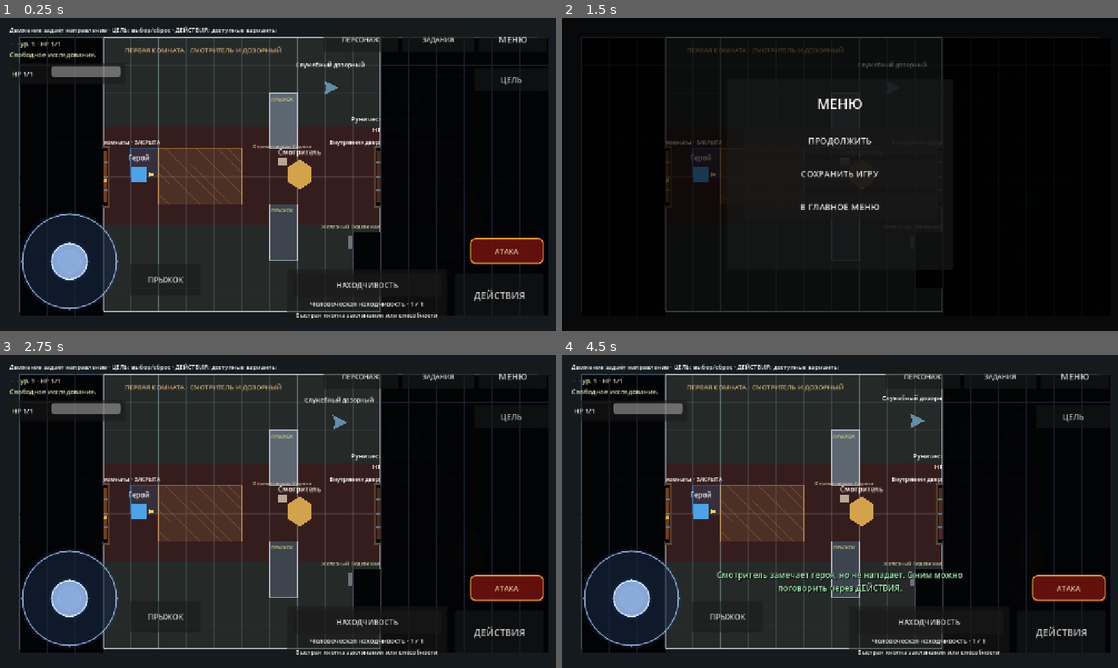
Above: before the commit, frames 1-4 (two rows, left to right).
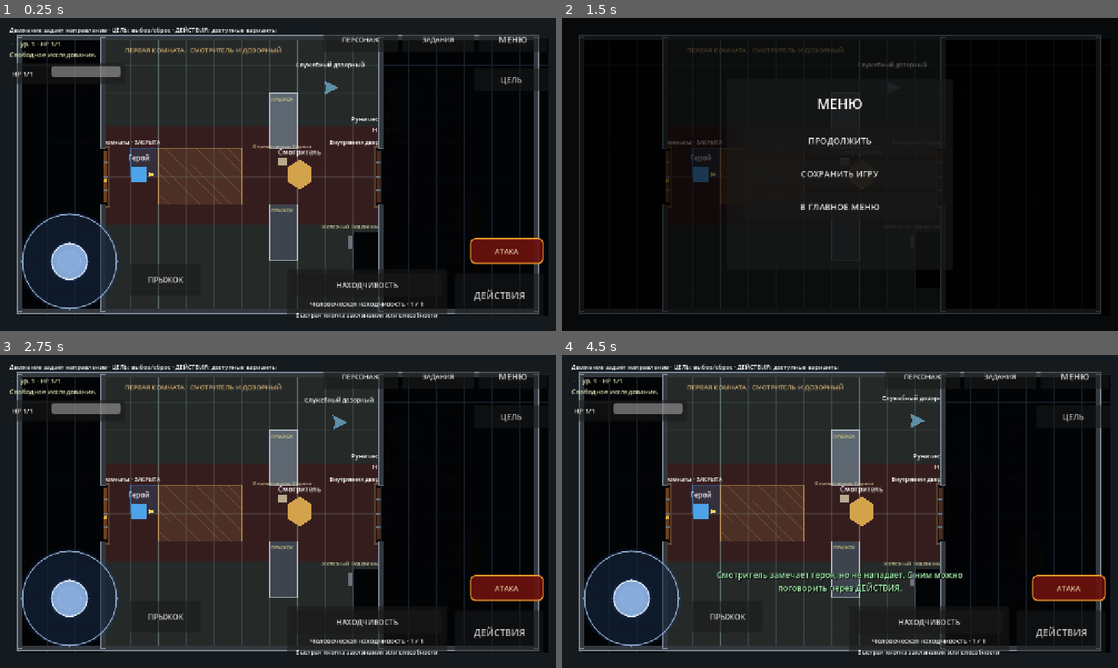
Above: after the commit, the same moments.

Repository: eretenkodaniil16-rgb/rpg-project
Game: Godot game, scene res://scenes/game/game.tscn
Same seed, same stepped clock (60 frames per second), same inputs: the game is played once before the commit and once after it. This scene is started directly instead of the project's main scene.
Inputs:
- Up to frame 1 (0.25 s): no input
- Up to frame 2 (1.5 s): click "ДЕЙСТВИЯ" at 0.5 s; click "МЕНЮ" at 1.25 s
- Up to frame 3 (2.75 s): click "ПРОДОЛЖИТЬ" at 2 s
- Up to frame 4 (4.5 s): click "ПРЫЖОК" at 2.75 s; click "ПЕРСОНАЖ" at 3.5 s; click "ЗАКРЫТЬ" at 4.25 s

The runs differ from the first frame. In frame 1, 4.4% of the frame differs, in the area x 3-97%, y 5-95%; in frame 2, 2.1%; in frame 3, 4.4%; in frame 4, 4.3%.

Commit message:
fix: отображать полный контур стен поверх тумана

Diff:
--- a/scripts/game/guard_post_two_room_visibility.gd
+++ b/scripts/game/guard_post_two_room_visibility.gd
@@ -3,6 +3,7 @@
 
 const ROOM_FOG_SCRIPT: Script = preload("res://scripts/game/room_fog_overlay.gd")
 const DOOR_DECORATOR_SCRIPT: Script = preload("res://scripts/game/stealth_door_visual_decorator.gd")
+const WALL_VISIBILITY_OVERLAY_SCRIPT: Script = preload("res://scripts/game/guard_post_wall_visibility_overlay.gd")
 
 const ROOM_WEST_SERVICE: String = "west_service_room"
 const ROOM_OUTER_GUARD: String = "outer_guard_room"
@@ -15,6 +16,7 @@
 }
 
 var _room_fog: RoomFogOverlay
+var _wall_visibility_overlay: GuardPostWallVisibilityOverlay
 
 
 func _ready() -> void:
@@ -23,10 +25,15 @@
 	_install_door_decorator(get_test_door(), "WestServiceDoorPresentation")
 	_install_door_decorator(get_inner_gate(), "InnerWatchGatePresentation")
 	_install_room_fog()
+	_install_wall_visibility_overlay()
 
 
 func get_room_fog_for_testing() -> RoomFogOverlay:
 	return _room_fog
+
+
+func get_wall_visibility_overlay_for_testing() -> GuardPostWallVisibilityOverlay:
+	return _wall_visibility_overlay
 
 
 func get_door_decorator_for_testing(door: StealthDoor) -> StealthDoorVisualDecorator:
@@ -71,6 +78,14 @@
 	_room_fog.configure(player, ROOM_RECTS, ROOM_ORDER)
 
 
+func _install_wall_visibility_overlay() -> void:
+	if is_instance_valid(_wall_visibility_overlay):
+		return
+	_wall_visibility_overlay = WALL_VISIBILITY_OVERLAY_SCRIPT.new() as GuardPostWallVisibilityOverlay
+	_wall_visibility_overlay.name = "WallVisibilityOverlay"
+	add_child(_wall_visibility_overlay)
+
+
 func _install_door_decorator(door: StealthDoor, node_name: String) -> void:
 	if door == null or door.get_node_or_null(node_name) != null:
 		return
